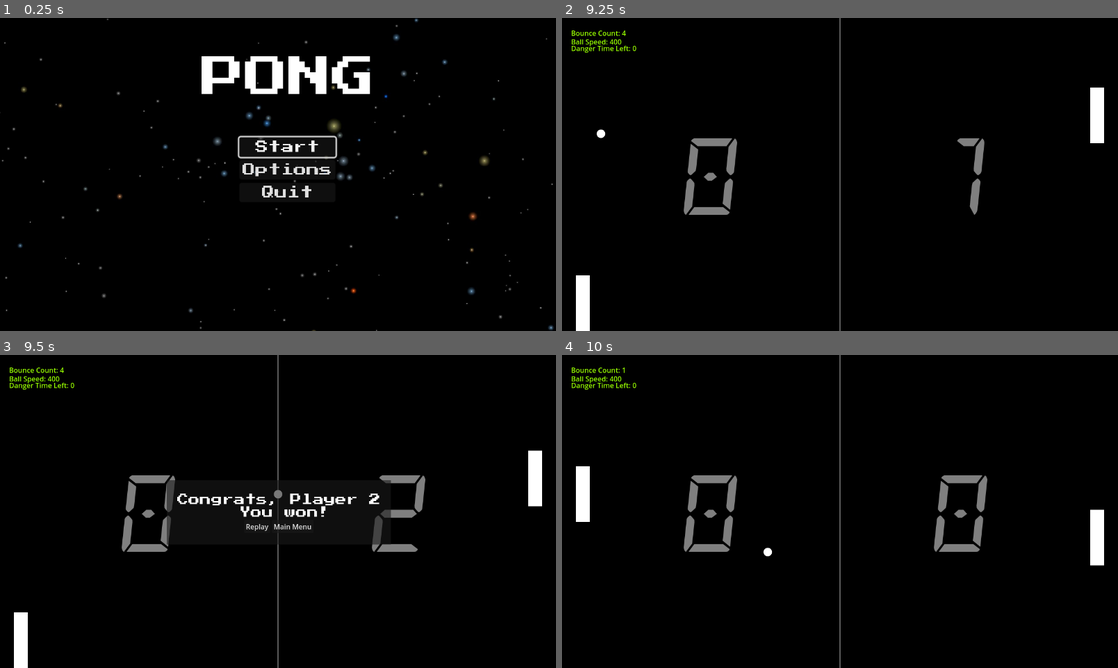
Above: before the commit, frames 1-4 (two rows, left to right).
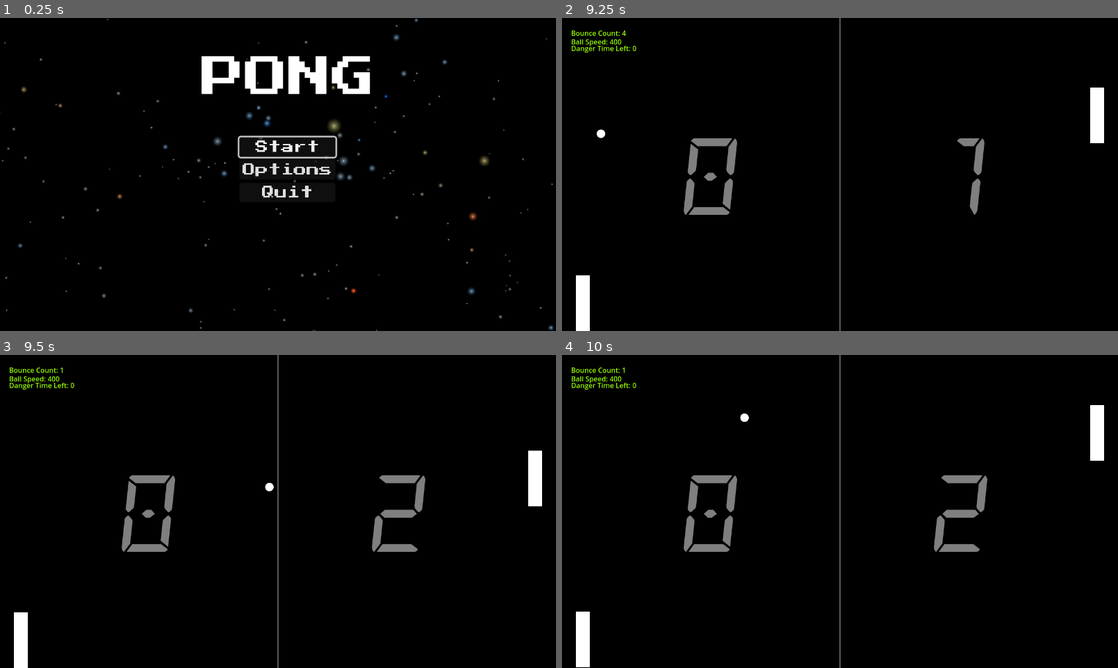
Above: after the commit, the same moments.

Repository: thejacer87/Pong
Game: Godot game, scene res://MainMenu/MainMenu.tscn
The game is run twice, just before and just after one commit, with the same random seed, the same clock (stepped at 60 frames per second) and the same inputs.
Inputs (mouse positions are in pixels of both pictures, inside the frame that each line leads up to):
- Up to frame 1 (0.25 s): no input
- Up to frame 2 (9.25 s): click "Start" at 0.5 s; move the mouse to (962, 158) at 1.27 s; hold A (paddle_rotate_up) 1.28-2.03 s; hold Space (smack) 1.28-2.03 s; move the mouse to (728, 190) at 2.02 s; hold S (paddle_down) 2.03-2.78 s; tap Space (smack) at 2.1, 3.8, 5.1, 6.8, 8.1 s; move the mouse to (895, 105) at 2.77 s; hold Space (smack) 2.78-3.53 s; hold A (paddle_rotate_up) 2.78-4.28 s; tap Mouse wheel down (wheel_down) at 2.85, 5.85, 8.85 s; move the mouse to (812, 237) at 3.52 s; tap Mouse wheel up (wheel_up) at 3.6, 6.6 s; move the mouse to (1006, 221) at 4.27 s; hold Space (smack) 4.28-5.03 s; hold S (paddle_down) 4.28-6.53 s; move the mouse to (673, 127) at 5.02 s; move the mouse to (867, 174) at 5.77 s; hold Space (smack) 5.78-6.53 s; move the mouse to (756, 96) at 6.52 s; hold A (paddle_rotate_up) 6.53-8.78 s; move the mouse to (962, 158) at 7.27 s; hold Space (smack) 7.28-8.03 s; move the mouse to (728, 190) at 8.02 s; tap Enter at 8.75 s; move the mouse to (895, 105) at 8.77 s; hold S (paddle_down) from 8.78 s (still down); hold Space (smack) from 8.78 s (still down)
- Up to frame 3 (9.5 s): keep holding S (paddle_down); keep holding Space (smack)
- Up to frame 4 (10 s): release S (paddle_down) at 9.5 s; release Space (smack) at 9.5 s; click (817, 527) at 9.5 s, where only the run before the commit has a clickable "Replay"

Frames 1-2 are identical in both runs. In frame 3, 1.4% of the frame differs, in the area x 10-71%, y 4-61%; in frame 4, 2.2%, in the area x 2-98%, y 16-100%.

Commit message:
makes ball red in danger mode, AI avoids ball, decrement points if player hits danger ball

Diff:
--- a/AI.gd
+++ b/AI.gd
@@ -4,23 +4,33 @@
 const SPEED = 300.0
 @onready var score = 0
 var ball
+var hit_zone_offset = 32
 
 func _ready():
 	ball = get_parent().find_child("Ball")
 
 func _physics_process(delta):
-	var direction = Vector2(0, move_to_target(ball))
+	var direction = Vector2(0, move(ball))
 	velocity.y = direction.y * SPEED
 	move_and_slide()
 
-func move_to_target(target):
-	if abs(target.position.y - position.y) > 32:
+func move(target):
+	var direction = 0
+	if target.is_danger_mode:
+		hit_zone_offset = 40
+
+	if abs(target.position.y - position.y) > hit_zone_offset:
 		if target.position.y > position.y:
-			return 1
+			direction = 1
 		else:
-			return -1
-	else:
-		return 0
+			direction = -1
+
+	if target.is_danger_mode:
+		direction *= -1
+
+	return direction
 
 func add_points(points = 1):
 	score += points
+	if score < 0:
+		score = 0
--- a/Ball.gd
+++ b/Ball.gd
@@ -4,6 +4,8 @@
 
 signal entered_danger_mode
 signal exited_danger_mode
+
+const MAX_SPEED = 800
 
 @onready var timer = $Timer
 
@@ -22,31 +24,34 @@
 # Called every frame. 'delta' is the elapsed time since the previous frame.
 func _physics_process(delta):
 	velocity = direction * speed
-	_ball_speed_modifier()
-	print("ball::danger time left ", timer.time_left)
+
 	var collision = move_and_collide(direction * speed * delta)
 
 	if collision:
+		_ball_speed_modifier()
 		var collider = collision.get_collider()
 		direction = direction.bounce(collision.get_normal())
 
 		if not is_danger_mode:
 			bounce_counter += 1
-		if collider is Paddle and collider.is_smacking:
-			increase_speed(1.5)
+		if (collider is Paddle or collider is AI) and is_danger_mode:
+			collider.add_points(-2)
+
 
 func _ball_speed_modifier():
 	if (bounce_counter % 10 == 0):
 		increase_speed(speed_modifier)
-
-	if (bounce_counter % 5 == 0 and not is_danger_mode):
+	elif (bounce_counter % 9 == 0 and not is_danger_mode):
 		is_danger_mode = true
-		print("ball::entered danger mode")
 		emit_signal("entered_danger_mode")
 		timer.start()
+		modulate = '#FF0000'
 
 func increase_speed(modifier):
 	speed *= modifier
+
+	if speed > MAX_SPEED:
+		speed = MAX_SPEED
 
 func reset_ball():
 	direction.x = [-1,1][randi() % 2]
@@ -57,7 +62,7 @@
 	speed = default_speed
 
 func _on_timer_timeout():
-	print("timeout")
 	bounce_counter += 1
 	is_danger_mode = false
+	modulate = '#FFF'
 	emit_signal("exited_danger_mode")
--- a/Main.gd
+++ b/Main.gd
@@ -11,7 +11,7 @@
 @onready var dangerWallLeft = $DangerWallLeft
 @onready var dangerWallRight = $DangerWallRight
 
-const winning_score = 2
+const winning_score = 10
 
 func _ready():
 	reset()
@@ -58,7 +58,6 @@
 	get_tree().change_scene_to_file("res://MainMenu/MainMenu.tscn")
 
 func set_danger_mode(mode = false):
-	print("main::danger mode ", mode)
 	dangerWallTop.set_danger_mode(mode)
 	dangerWallBottom.set_danger_mode(mode)
 	dangerWallLeft.set_danger_mode(mode)
--- a/Paddle.gd
+++ b/Paddle.gd
@@ -21,6 +21,8 @@
 
 func add_points(points = 1):
 	score += points
+	if score < 0:
+		score = 0
 
 func get_mouse_wheel_input():
 	if Input.is_action_just_released("wheel_down"):
